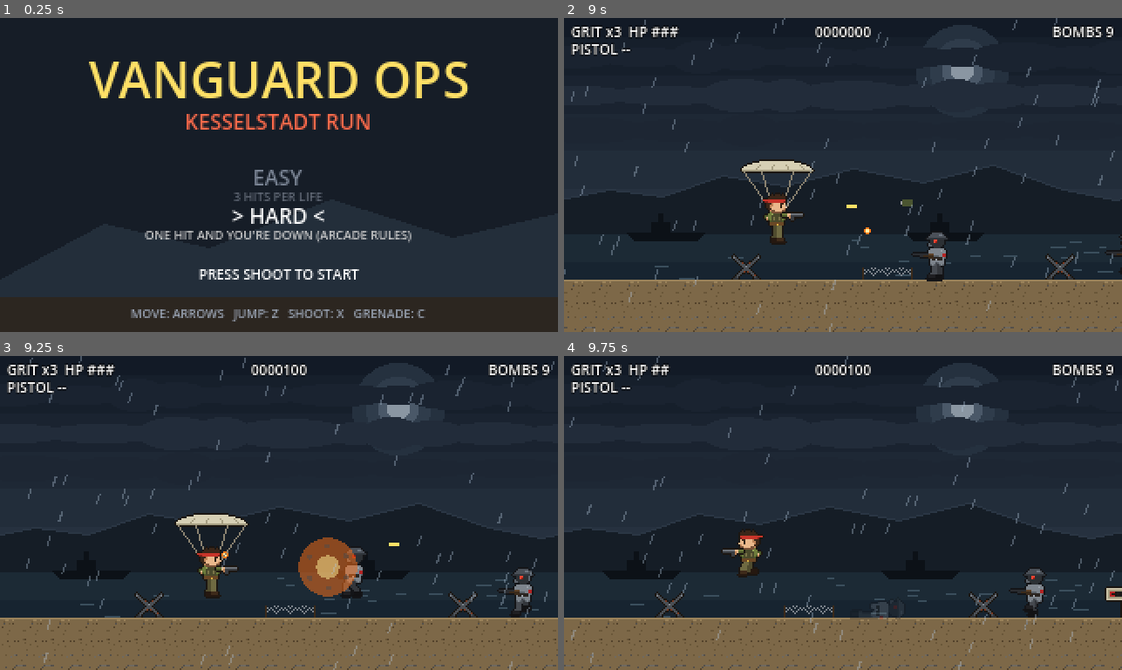
Above: before the commit, frames 1-4 (two rows, left to right).
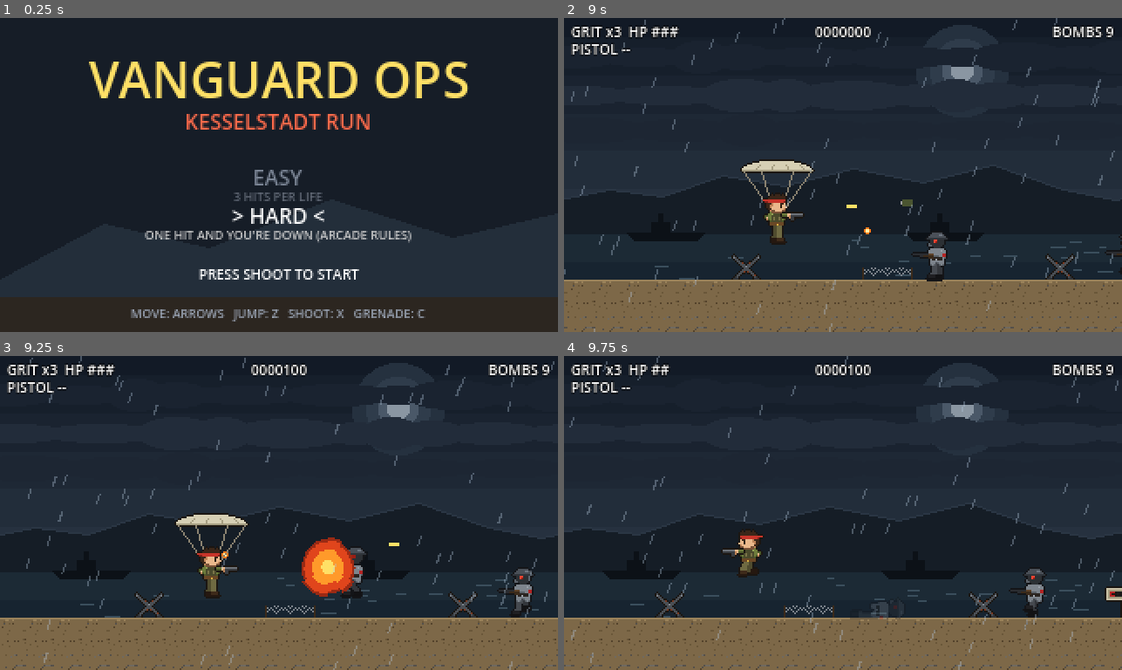
Above: after the commit, the same moments.

Repository: anthony-developer-FS/grit-iron-directorate
Game: Godot game, scene res://scenes/ui/title.tscn
The game is run twice, just before and just after one commit, with the same random seed, the same clock (stepped at 60 frames per second) and the same inputs.
Inputs:
- Up to frame 1 (0.25 s): no input
- Up to frame 2 (9 s): hold Up (aim_up) 0.53-1.28 s; hold Right (move_right) 0.53-2.03 s; tap Z (jump) at 0.77, 1.52, 3.02, 3.77, 4.52, 6.02, 6.77, 7.52 s; tap Down (crouch) at 1.35, 7.35 s; hold Left (move_left) 2.03-2.78 s; tap C (grenade) at 2.1, 8.1 s; hold Right (move_right) 2.78-4.28 s; tap X (shoot) at 2.85, 8.85 s; tap Space at 3.6 s; hold Left (move_left) 4.28-5.03 s; tap J at 4.35 s; hold Right (move_right) 5.03-5.78 s; tap K at 5.1 s; hold Left (move_left) 5.78-7.28 s; tap P at 5.85 s; hold Up (aim_up) 6.53-7.28 s; hold Right (move_right) from 7.28 s (still down)
- Up to frame 3 (9.25 s): keep holding Right (move_right); tap Z (jump) at 9.02 s
- Up to frame 4 (9.75 s): release Right (move_right) at 9.53 s; hold Left (move_left) from 9.53 s (still down); tap Space at 9.6 s

Frames 1-2 are identical in both runs. In frame 3, 1.6% of the frame differs, in the area x 53-65%, y 57-77%; in frame 4, nothing differs.

Commit message:
Pixel-art explosion animation
Co-Authored-By: Claude Opus 5.5 (1M context) <noreply@anthropic.com>
Claude-Session: https://claude.ai/code/session_01SJuoyxwEbaFdBrAx1Ejgro

Diff:
--- a/scripts/fx/explosion.gd
+++ b/scripts/fx/explosion.gd
@@ -1,8 +1,10 @@
 class_name Explosion
 extends Node2D
-## Splash damage plus a placeholder fireball. Damages enemies and/or Grit within `radius`.
+## Splash damage plus a pixel-art fireball (tools/art/fx.py). Damages enemies and/or Grit within `radius`.
 
-const DURATION := 0.4
+const DURATION := 0.55
+const FRAME_COUNT := 7
+const Sheet := preload("res://assets/sprites/explosion.png")
 
 @export var radius := 24.0
 @export var damage := 5
@@ -38,9 +40,9 @@
 
 
 func _draw() -> void:
-	var t := _time / DURATION
-	draw_circle(Vector2.ZERO, radius * (0.4 + 0.6 * t), Color(1.0, 0.45, 0.1, 1.0 - t))
-	draw_circle(Vector2.ZERO, radius * 0.55 * (1.0 - t), Color(1.0, 0.95, 0.6, 1.0 - t))
-	for i in 6:
-		var angle := TAU * i / 6.0 + t
-		draw_circle(Vector2.from_angle(angle) * radius * t, 3.0 * (1.0 - t), Color(0.3, 0.3, 0.3, 1.0 - t))
+	var frame := mini(int(_time / DURATION * FRAME_COUNT), FRAME_COUNT - 1)
+	# The sprite's fireball has a 22 px radius at full size; scale in half steps to keep it crisp.
+	var size := maxf(snappedf(radius / 22.0, 0.5), 0.5)
+	draw_set_transform(Vector2.ZERO, 0.0, Vector2(size, size))
+	draw_texture_rect_region(Sheet, Rect2(-24, -24, 48, 48), Rect2(frame * 48, 0, 48, 48))
+	draw_set_transform(Vector2.ZERO)
Binary file added: assets/sprites/explosion.png
Not shown, added: assets/sprites/explosion.png.import
Not shown, changed: tools/art/build.py
Not shown, added: tools/art/fx.py
